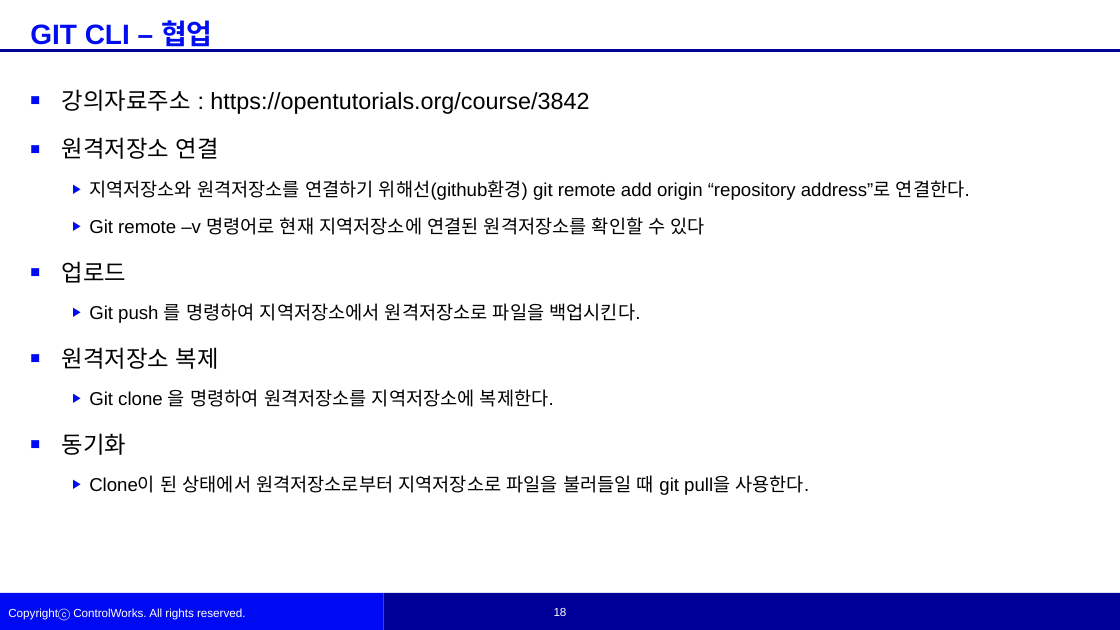
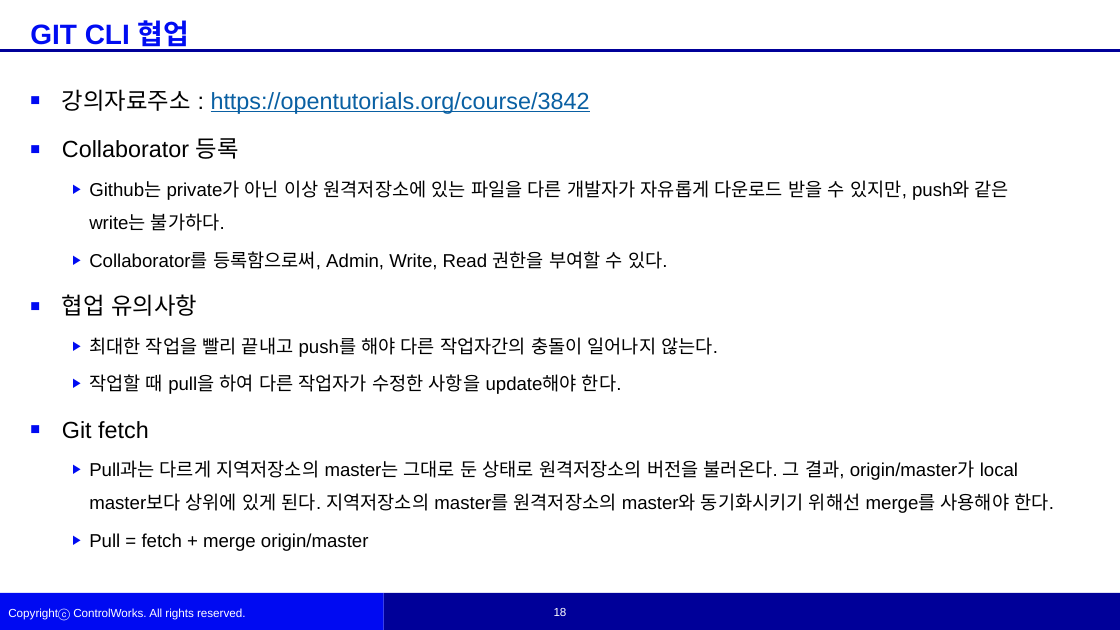
Before and after one commit to woojinKwon/kwj6355, a slide deck: slide 19 of 권우진 학생 자료.pptx. Drawn at 1120x630 pixels with LibreOffice and Linux fonts; fonts in the diff are those of the drawing; background and template pictures are left out. Boxes give left, top, right and bottom in pixels: in the first picture for what was removed or moved away, otherwise in the second. Text is boxed around its words. In the diff, an @@ line names an element or a change of style, - is before the commit and + after.

Commit message:
1227ppt

```diff
--- a/권우진 학생 자료.pptx
+++ b/권우진 학생 자료.pptx
@@ text at (30, 20, 190, 52): text changed @@
-GIT CLI – 협업
+GIT CLI 협업
@@ text at (62, 89, 590, 114): text colour #000000 to #0A60A3, underline on in "https://opentutorials.org/course/3842" @@
@@ text at (62, 138, 1053, 551): text changed @@
-■ 원격저장소 연결
-  ▶ 지역저장소와 원격저장소를 연결하기 위해선(github환경) git remote add origin “repository address”로 연결한다.
-  ▶ Git remote –v 명령어로 현재 지역저장소에 연결된 원격저장소를 확인할 수 있다
-■ 업로드
-  ▶ Git push 를 명령하여 지역저장소에서 원격저장소로 파일을 백업시킨다.
-■ 원격저장소 복제
-  ▶ Git clone 을 명령하여 원격저장소를 지역저장소에 복제한다.
-■ 동기화
-  ▶ Clone이 된 상태에서 원격저장소로부터 지역저장소로 파일을 불러들일 때 git pull을 사용한다.
+■ Collaborator 등록
+  ▶ Github는 private가 아닌 이상 원격저장소에 있는 파일을 다른 개발자가 자유롭게 다운로드 받을 수 있지만, push와 같은 write는 불가하다.
+  ▶ Collaborator를 등록함으로써, Admin, Write, Read 권한을 부여할 수 있다.
+■ 협업 유의사항
+  ▶ 최대한 작업을 빨리 끝내고 push를 해야 다른 작업자간의 충돌이 일어나지 않는다.
+  ▶ 작업할 때 pull을 하여 다른 작업자가 수정한 사항을 update해야 한다.
+■ Git fetch
+  ▶ Pull과는 다르게 지역저장소의 master는 그대로 둔 상태로 원격저장소의 버전을 불러온다. 그 결과, origin/master가 local master보다 상위에 있게 된다. 지역저장소의 master를 원격저장소의 master와 동기화시키기 위해선 merge를 사용해야 한다.
+  ▶ Pull = fetch + merge origin/master
```
Also in this commit, not shown: 2 slides added.
